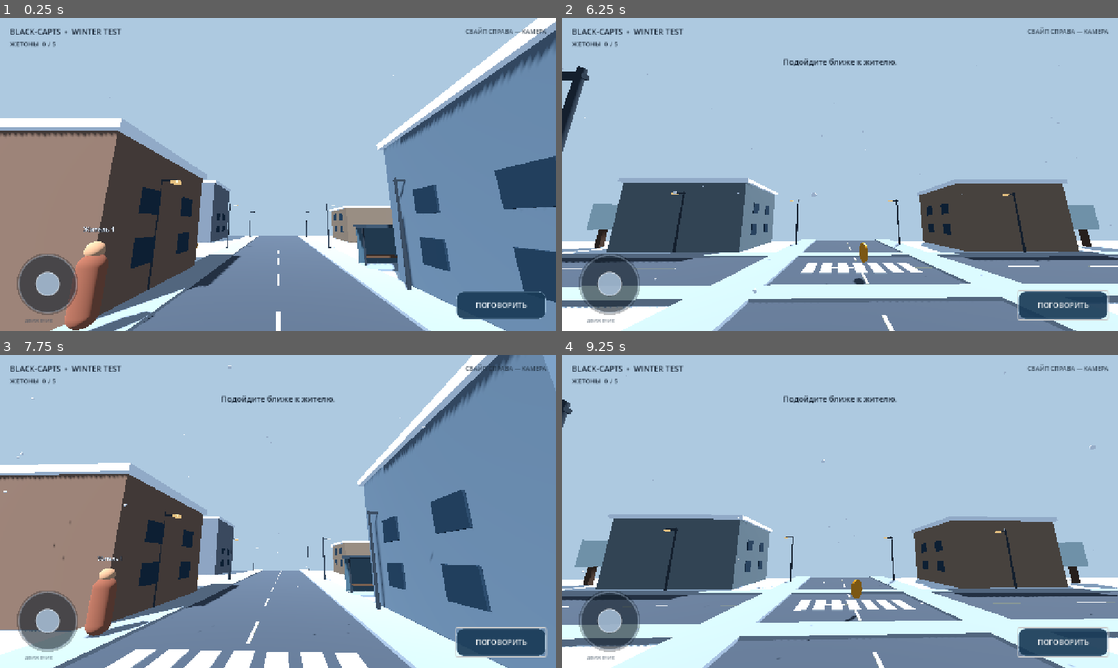
Above: before the commit, frames 1-4 (two rows, left to right).
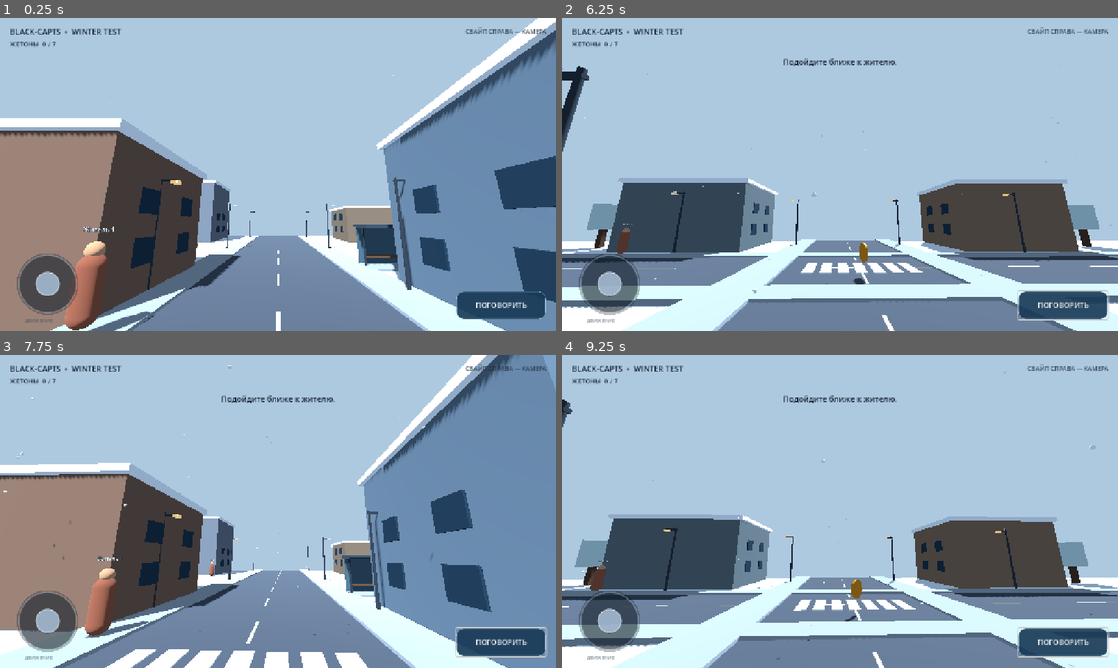
Above: after the commit, the same moments.

Repository: avioverse6-create/BLACK-CAPTS
Game: Godot game, scene res://scenes/main.tscn
Same seed, same stepped clock (60 frames per second), same inputs: the game is played once before the commit and once after it.
Inputs (mouse positions are in pixels of both pictures, inside the frame that each line leads up to):
- Up to frame 1 (0.25 s): no input
- Up to frame 2 (6.25 s): drag from (612, 284) to (895, 105) at 0.52 s; drag from (728, 190) to (812, 237) at 1.27 s; move the mouse to (895, 105) at 2.02 s; hold Right (ui_right) 2.03-2.75 s; drag from (812, 237) to (673, 127) at 2.77 s; click "ПОГОВОРИТЬ" at 3.5 s; tap Enter at 4.25 s; move the mouse to (1006, 221) at 4.27 s; hold Left (ui_left) 4.28-5 s; drag from (673, 127) to (756, 96) at 5.02 s; move the mouse to (867, 174) at 5.77 s; hold Down (ui_down) from 5.78 s (still down); click (867, 174) at 5.92 s
- Up to frame 3 (7.75 s): release Down (ui_down) at 6.5 s; drag from (194, 433) to (166, 527) at 6.52 s; tap Space at 7.25 s; move the mouse to (400, 495) at 7.27 s; hold Up (ui_up) from 7.28 s (still down)
- Up to frame 4 (9.25 s): release Up (ui_up) at 8 s; drag from (728, 527) to (812, 574) at 8.02 s; move the mouse to (895, 442) at 8.77 s; hold Down (ui_down) from 8.78 s (still down)

The runs differ from the first frame. In frame 1, less than 0.1% of the frame differs, in the area x 9-10%, y 7-10%; in frame 2, 0.1%; in frame 3, less than 0.1%; in frame 4, 0.1%, in the area x 5-10%, y 7-76%.

Commit message:
Populate expanded district and add two more collectibles

Diff:
--- a/scripts/main.gd
+++ b/scripts/main.gd
@@ -193,7 +193,9 @@
         Vector3(8.0, 1.0, -19.0),
         Vector3(-14.0, 1.0, 3.0),
         Vector3(14.0, 1.0, 8.0),
-        Vector3(0.0, 1.0, 25.0)
+        Vector3(0.0, 1.0, 25.0),
+        Vector3(-20.0, 1.0, -34.0),
+        Vector3(22.0, 1.0, 38.0)
     ]
     for i in range(positions.size()):
         var token := Area3D.new()
@@ -206,7 +208,7 @@
 func _on_token_collected() -> void:
     token_count += 1
     if token_label:
-        token_label.text = "ЖЕТОНЫ  %d / 5" % token_count
+        token_label.text = "ЖЕТОНЫ  %d / 7" % token_count
 
 func _make_player() -> void:
     player_node = CharacterBody3D.new()
@@ -217,7 +219,7 @@
     player_node.interaction_message.connect(_show_dialogue)
 
 func _make_npcs() -> void:
-    var positions := [Vector3(-5, 1, -4), Vector3(6, 1, 3), Vector3(12, 1, 14)]
+    var positions := [Vector3(-5, 1, -4), Vector3(6, 1, 3), Vector3(12, 1, 14), Vector3(-12, 1, -31), Vector3(18, 1, 35)]
     for i in range(positions.size()):
         var npc := CharacterBody3D.new()
         npc.name = "TownNPC_%d" % (i + 1)
@@ -237,7 +239,7 @@
     layer.add_child(title)
 
     token_label = Label.new()
-    token_label.text = "ЖЕТОНЫ  0 / 5"
+    token_label.text = "ЖЕТОНЫ  0 / 7"
     token_label.position = Vector2(22, 48)
     token_label.add_theme_font_size_override("font_size", 15)
     token_label.add_theme_color_override("font_color", Color(0.08, 0.13, 0.19, 0.92))
